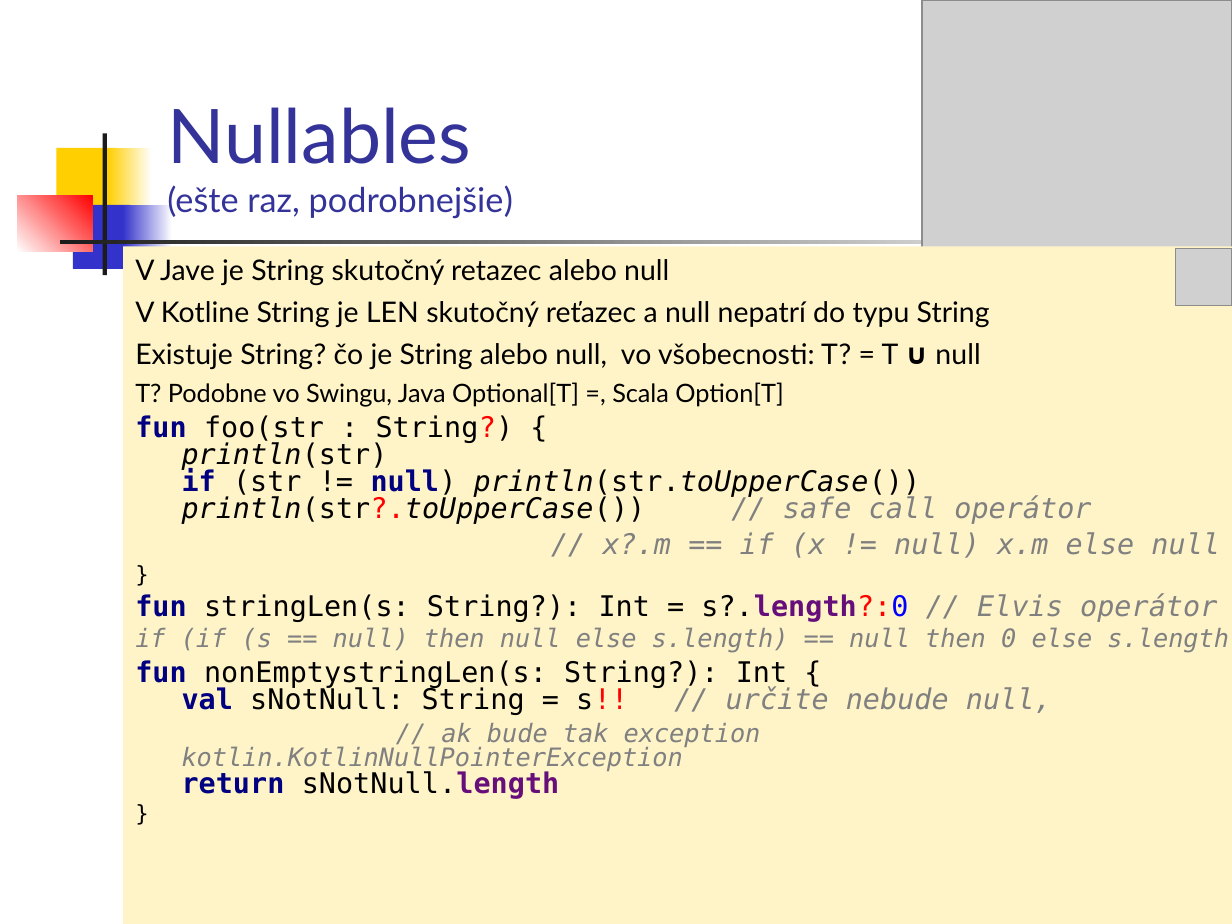
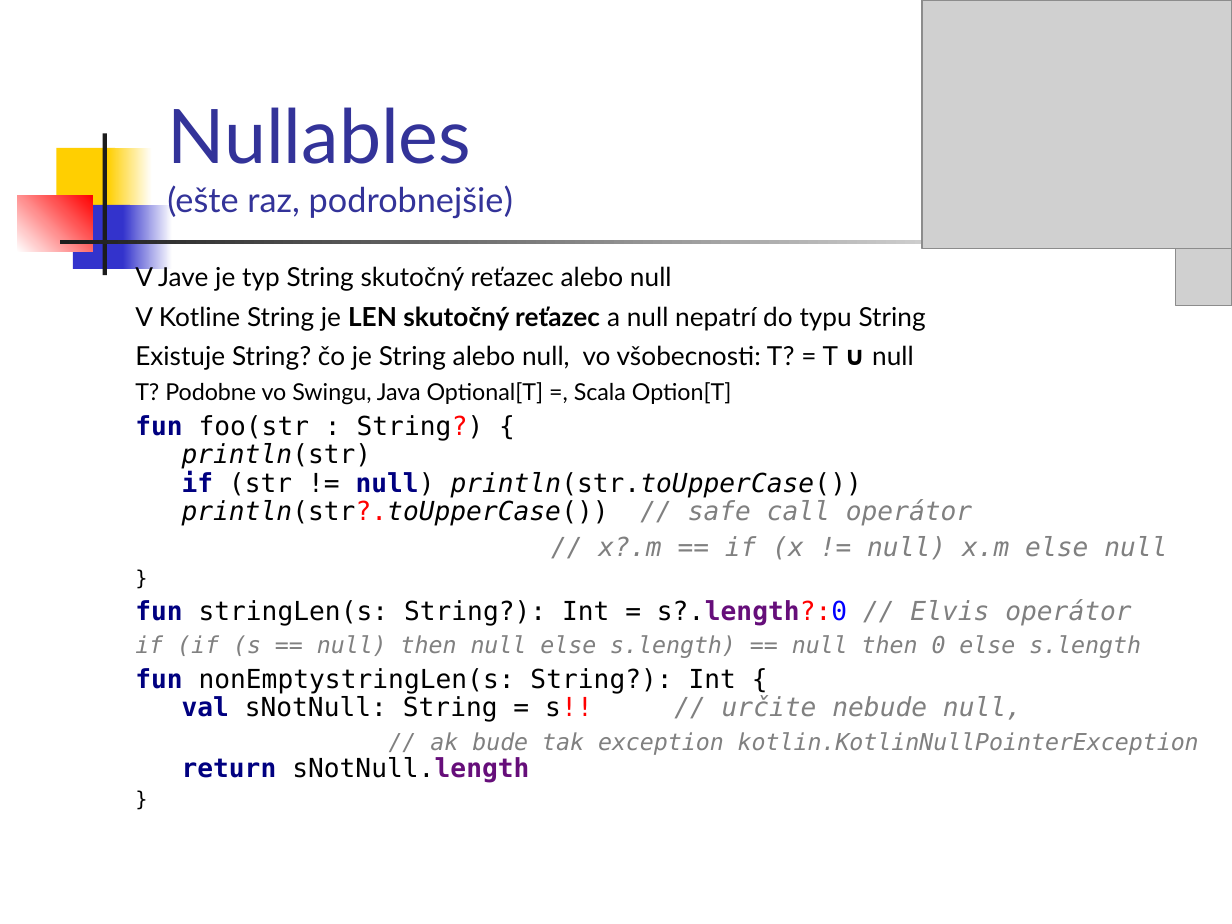
Before and after one commit to vmandro/Prednasky, a slide deck: slide 20 of 04/04_Android.ppt. Drawn at 1232x924 pixels with LibreOffice and Linux fonts; fonts in the diff are those of the drawing; grey boxes stand for pictures. Boxes give left, top, right and bottom in pixels: in the first picture for what was removed or moved away, otherwise in the second. Text is boxed around its words. In the diff, an @@ line names an element or a change of style, - is before the commit and + after.

```diff
--- a/04/04_Android.ppt
+++ b/04/04_Android.ppt
@@ text "V Jave je typ String ...": place and size @@
-text "V Jave je typ String ..." at [123,246,1232,924]
+text "V Jave je typ String ..." at [135,264,1199,782]
@@ text "V Jave je typ String ..." at [135,264,1199,782]: fill #FFF4C8 to none @@
@@ text at [135,264,672,291]: text changed; size 16.6 to 15.3 pt @@
-V Jave je String skutočný retazec alebo null
+V Jave je typ String skutočný reťazec alebo null
@@ text at [135,306,1199,782]: size 16.6 to 15.3 pt in "V Kotline String je LEN skutočný reťazec ...", "Existuje String? čo je String alebo null, ...", "fun foo(str : String?) { println(str) if ...", "// x?.m == if (x != null) ..." and 3 more places; bold on in "LEN skutočný reťazec"; size 14.8 to 13.6 pt in "T? Podobne vo Swingu, Java Optional[T] =, ...", "if (if (s == null) then null ...", "// ak bude tak exception kotlin.KotlinNullPointerException"; size 12.9 to 11.9 pt in "}", "}"; line spacing 0.8 to 0.9 @@
```
Also in this commit, not shown: 23 other slides changed, 1 slide added, 29 slides removed, 1 other file.
